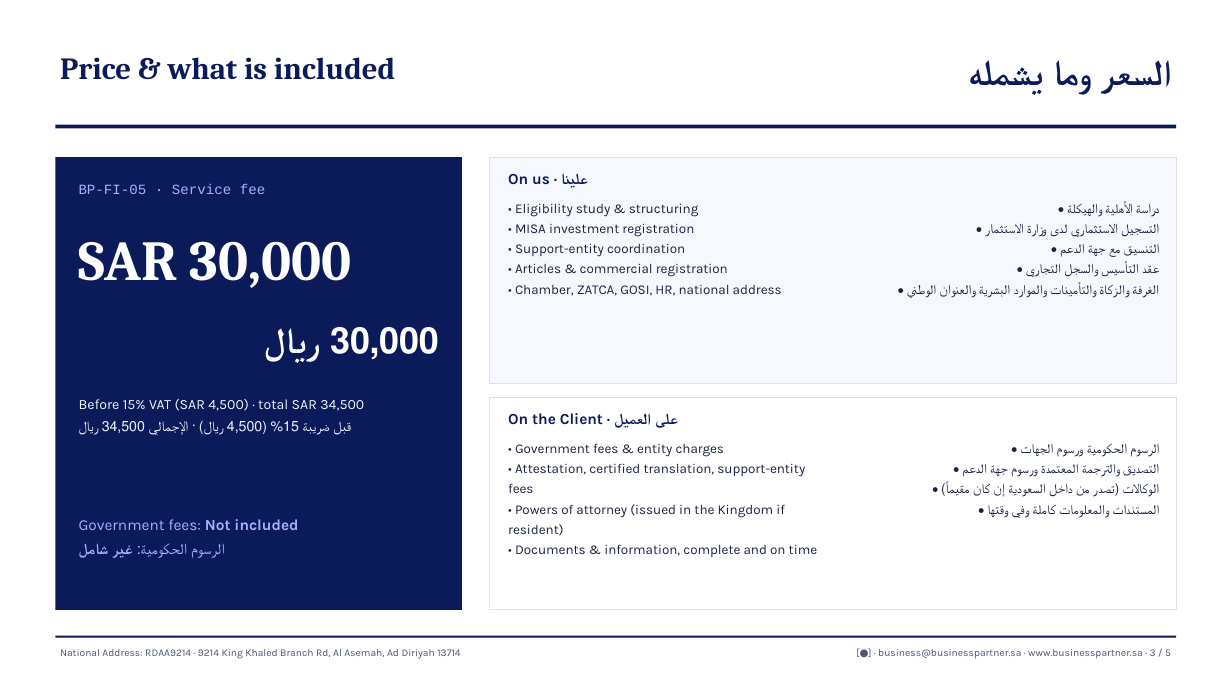
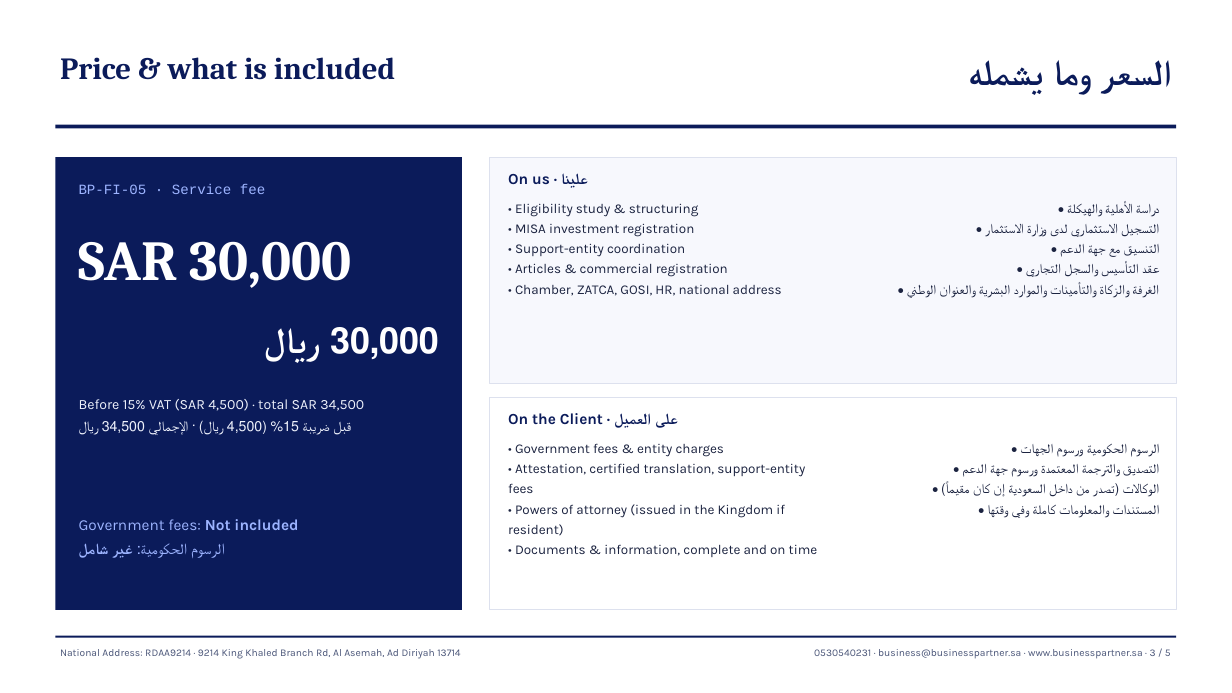
Before and after one commit to businessKSA/business-partner-sa, a slide deck: slide 3 of docs/sales/cases/2026-10-31-yamani-entrepreneur/out/01-Quotation-slides.pptx. Drawn at 1232x693 pixels with LibreOffice and Linux fonts; fonts in the diff are those of the drawing. Boxes give left, top, right and bottom in pixels: in the first picture for what was removed or moved away, otherwise in the second. Text is boxed around its words. In the diff, an @@ line names an element or a change of style, - is before the commit and + after.

```diff
--- a/docs/sales/cases/2026-10-31-yamani-entrepreneur/out/01-Quotation-slides.pptx
+++ b/docs/sales/cases/2026-10-31-yamani-entrepreneur/out/01-Quotation-slides.pptx
@@ text at (814, 649, 1171, 658): text changed @@
-[●] · business@businesspartner.sa · www.businesspartner.sa · 3 / 5
+0530540231 · business@businesspartner.sa · www.businesspartner.sa · 3 / 5
```
Also in this commit, not shown: 3 other slides changed, 12 other files.
